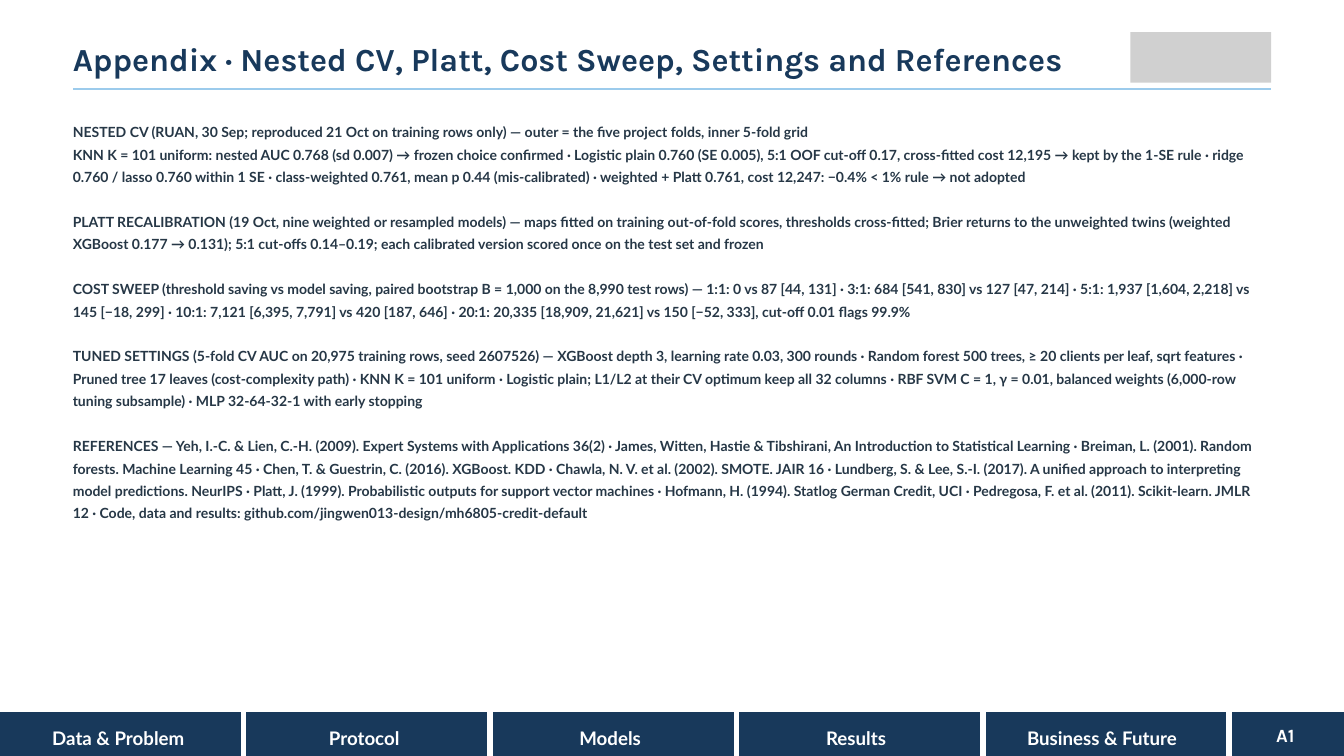
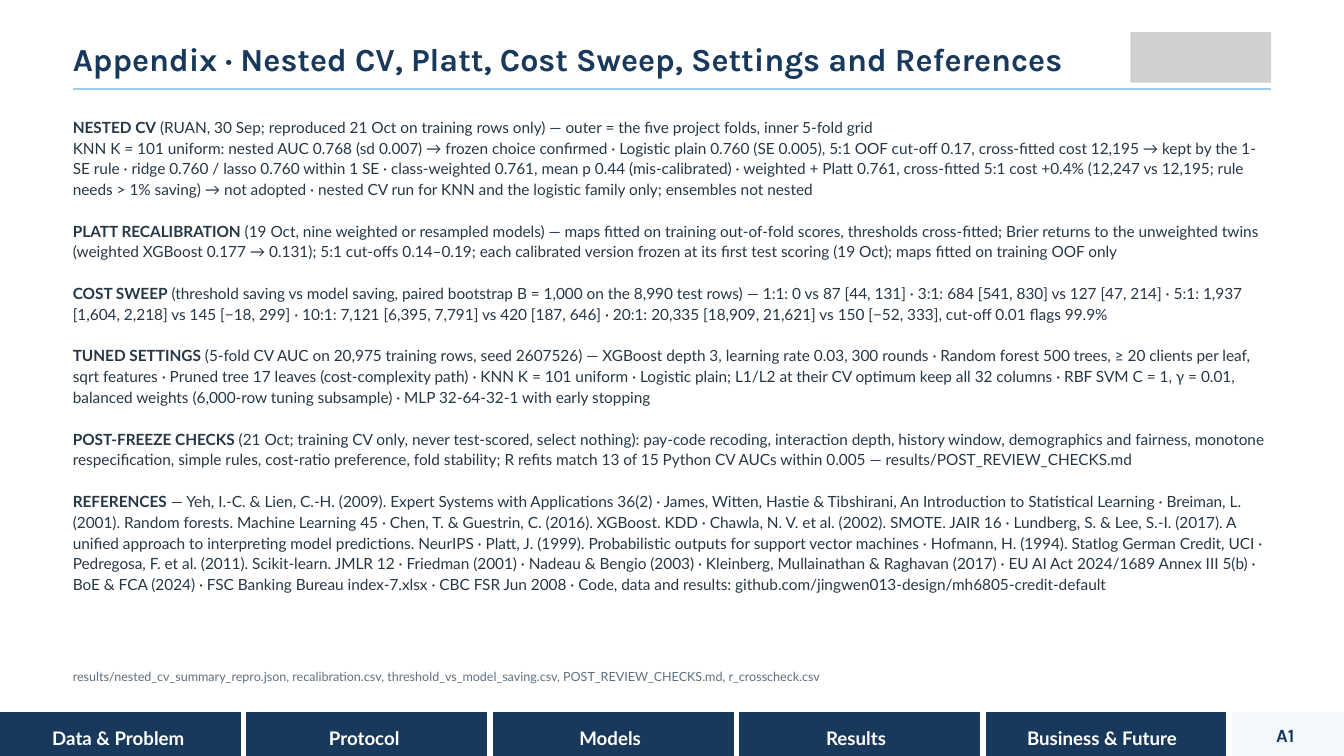
Before and after one commit to jingwen013-design/mh6805-credit-default, a slide deck: slide 22 of slides/MH6805_B19_Presentation.pptx (slide 15 before the commit). Drawn at 1344x756 pixels with LibreOffice and Linux fonts; fonts in the diff are those of the drawing; grey boxes stand for pictures. Boxes give left, top, right and bottom in pixels: in the first picture for what was removed or moved away, otherwise in the second. Text is boxed around its words. In the diff, an @@ line names an element or a change of style, - is before the commit and + after.

```diff
--- a/slides/MH6805_B19_Presentation.pptx
+++ b/slides/MH6805_B19_Presentation.pptx
@@ text at [73,142,1258,260]: text changed; size 15 to 16.5 pt; bold off @@
-KNN K = 101 uniform: nested AUC 0.768 (sd 0.007) → frozen choice confirmed · Logistic plain 0.760 (SE 0.005), 5:1 OOF cut-off 0.17, cross-fitted cost 12,195 → kept by the 1-SE rule · ridge 0.760 / lasso 0.760 within 1 SE · class-weighted 0.761, mean p 0.44 (mis-calibrated) · weighted + Platt 0.761, cost 12,247: −0.4% < 1% rule → not adopted
-PLATT RECALIBRATION (19 Oct, nine weighted or resampled models) — maps fitted on training out-of-fold scores, thresholds cross-fitted; Brier returns to the unweighted twins (weighted XGBoost 0.177 → 0.131); 5:1 cut-offs 0.14–0.19; each calibrated version scored once on the test set and frozen
+KNN K = 101 uniform: nested AUC 0.768 (sd 0.007) → frozen choice confirmed · Logistic plain 0.760 (SE 0.005), 5:1 OOF cut-off 0.17, cross-fitted cost 12,195 → kept by the 1-SE rule · ridge 0.760 / lasso 0.760 within 1 SE · class-weighted 0.761, mean p 0.44 (mis-calibrated) · weighted + Platt 0.761, cross-fitted 5:1 cost +0.4% (12,247 vs 12,195; rule needs > 1% saving) → not adopted · nested CV run for KNN and the logistic family only; ensembles not nested
+PLATT RECALIBRATION (19 Oct, nine weighted or resampled models) — maps fitted on training out-of-fold scores, thresholds cross-fitted; Brier returns to the unweighted twins (weighted XGBoost 0.177 → 0.131); 5:1 cut-offs 0.14–0.19; each calibrated version frozen at its first test scoring (19 Oct); maps fitted on training OOF only
@@ text at [73,121,1250,406]: size 15 to 16.5 pt in "NESTED CV (RUAN, 30 Sep; reproduced 21 ...", "COST SWEEP (threshold saving vs model saving, ...", "TUNED SETTINGS (5-fold CV AUC on 20,975 ..."; bold off in "(RUAN, 30 Sep; reproduced 21 Oct on ...", "(threshold saving vs model saving, paired bootstrap ...", "(5-fold CV AUC on 20,975 training rows, ..."; line spacing 24pt to 22.3pt @@
@@ text at [73,433,1264,593]: text changed; size 15 to 16.5 pt; bold off @@
-REFERENCES — Yeh, I.-C. & Lien, C.-H. (2009). Expert Systems with Applications 36(2) · James, Witten, Hastie & Tibshirani, An Introduction to Statistical Learning · Breiman, L. (2001). Random forests. Machine Learning 45 · Chen, T. & Guestrin, C. (2016). XGBoost. KDD · Chawla, N. V. et al. (2002). SMOTE. JAIR 16 · Lundberg, S. & Lee, S.-I. (2017). A unified approach to interpreting model predictions. NeurIPS · Platt, J. (1999). Probabilistic outputs for support vector machines · Hofmann, H. (1994). Statlog German Credit, UCI · Pedregosa, F. et al. (2011). Scikit-learn. JMLR 12 · Code, data and results: github.com/jingwen013-design/mh6805-credit-default
+POST-FREEZE CHECKS (21 Oct; training CV only, never test-scored, select nothing): pay-code recoding, interaction depth, history window, demographics and fairness, monotone respecification, simple rules, cost-ratio preference, fold stability; R refits match 13 of 15 Python CV AUCs within 0.005 — results/POST_REVIEW_CHECKS.md
+REFERENCES — Yeh, I.-C. & Lien, C.-H. (2009). Expert Systems with Applications 36(2) · James, Witten, Hastie & Tibshirani, An Introduction to Statistical Learning · Breiman, L. (2001). Random forests. Machine Learning 45 · Chen, T. & Guestrin, C. (2016). XGBoost. KDD · Chawla, N. V. et al. (2002). SMOTE. JAIR 16 · Lundberg, S. & Lee, S.-I. (2017). A unified approach to interpreting model predictions. NeurIPS · Platt, J. (1999). Probabilistic outputs for support vector machines · Hofmann, H. (1994). Statlog German Credit, UCI · Pedregosa, F. et al. (2011). Scikit-learn. JMLR 12 · Friedman (2001) · Nadeau & Bengio (2003) · Kleinberg, Mullainathan & Raghavan (2017) · EU AI Act 2024/1689 Annex III 5(b) · BoE & FCA (2024) · FSC Banking Bureau index-7.xlsx · CBC FSR Jun 2008 · Code, data and results: github.com/jingwen013-design/mh6805-credit-default
@@ text added at [73,671,820,684], 13.5 pt, text #5E7182 @@
+results/nested_cv_summary_repro.json, recalibration.csv, threshold_vs_model_saving.csv, POST_REVIEW_CHECKS.md, r_crosscheck.csv
@@ freeform shape at [1232,712,1344,756]: fill #18395B to #F4F8FB @@
@@ text "A1" at [1276,729,1294,742]: text colour #FFFFFF to #18395B @@
```
Also in this commit, not shown: 7 other slides changed, 15 slides added, 7 slides removed, 1 other file.
